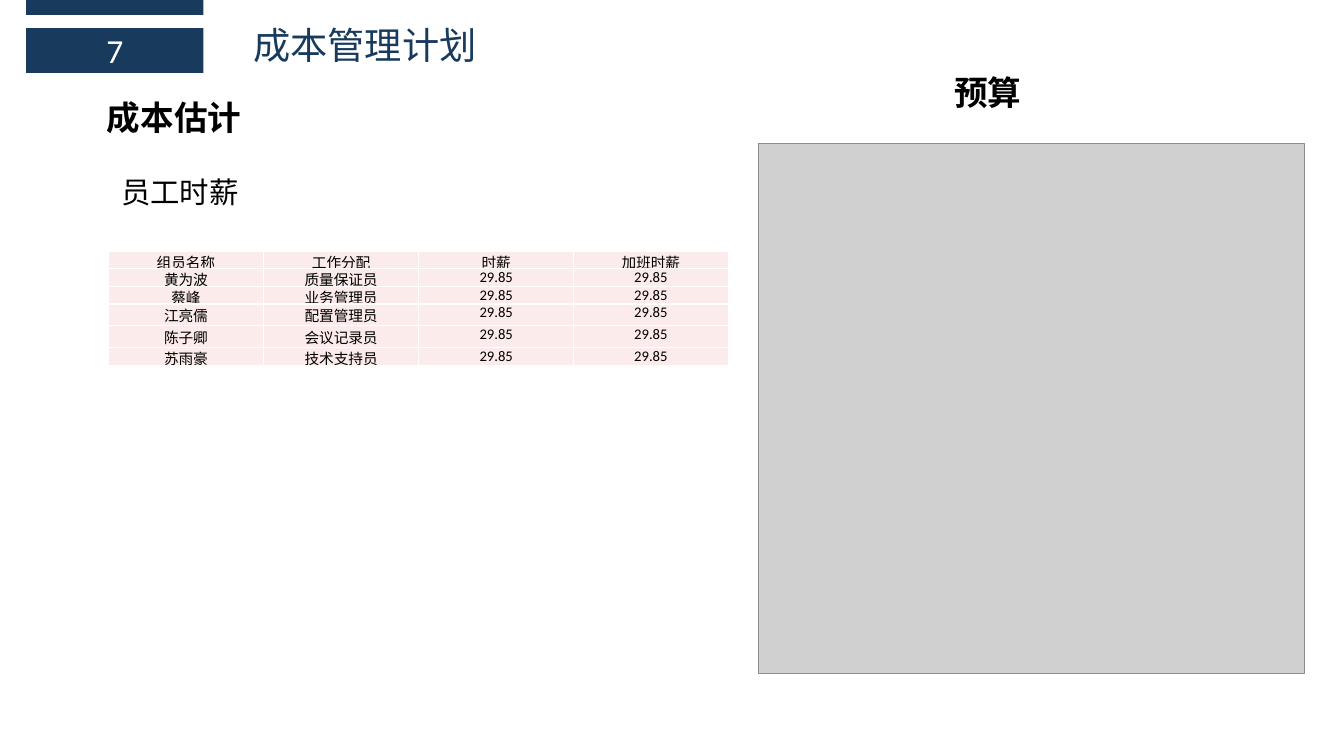
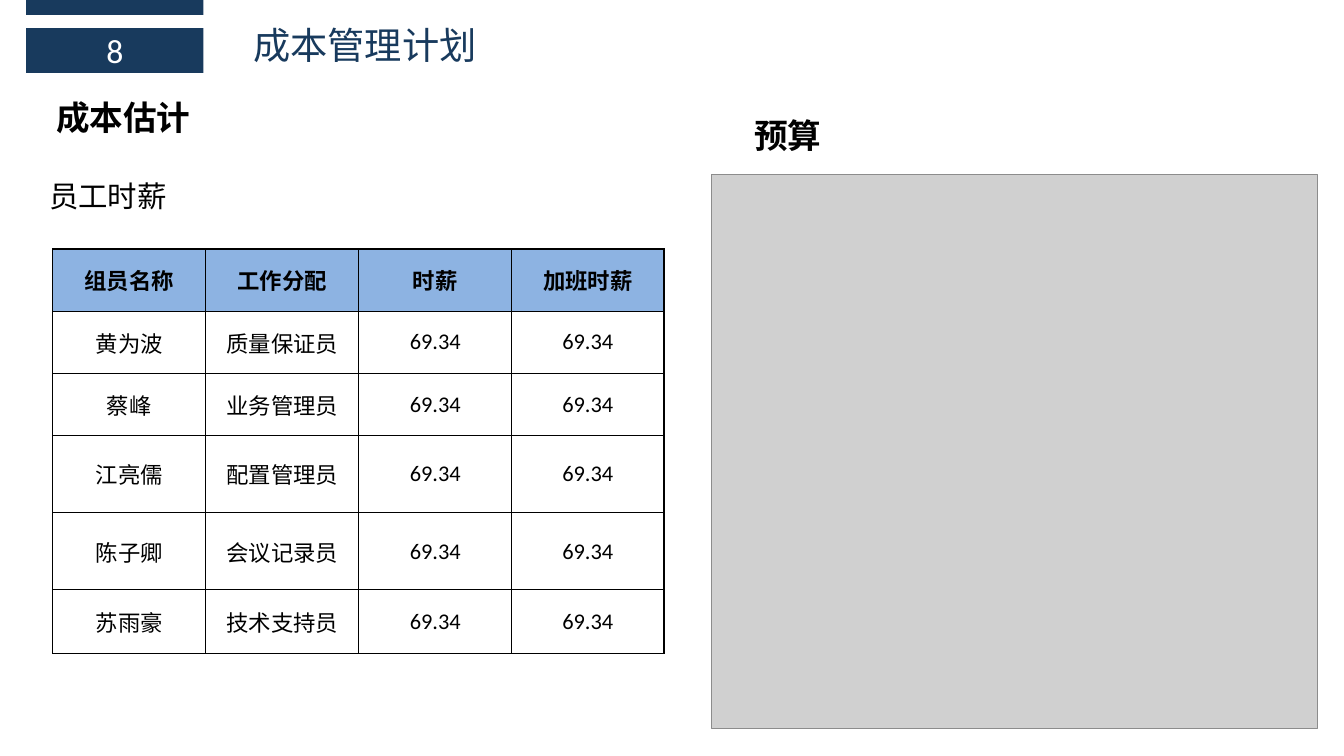
Before and after one commit to boboHh/AssistantTeaching, a slide deck: slide 30 of 受控文档/03-需求工程项目计划/PRD2018-G11-需求工程项目计划PPT.pptx (slide 28 before the commit). Drawn at 1344x756 pixels with LibreOffice and Linux fonts; fonts in the diff are those of the drawing; grey boxes stand for pictures. Boxes give left, top, right and bottom in pixels: in the first picture for what was removed or moved away, otherwise in the second. Text is boxed around its words. In the diff, an @@ line names an element or a change of style, - is before the commit and + after.

```diff
--- a/受控文档/03-需求工程项目计划/PRD2018-G11-需求工程项目计划PPT.pptx
+++ b/受控文档/03-需求工程项目计划/PRD2018-G11-需求工程项目计划PPT.pptx
@@ text in rectangle at bbox=[106, 40, 123, 64]: text changed @@
-7
+8
@@ text "成本估计": place and size @@
-text "成本估计" at bbox=[107, 101, 241, 133]
+text "成本估计" at bbox=[56, 101, 190, 133]
@@ text "预算": place and size @@
-text "预算" at bbox=[954, 76, 1021, 108]
+text "预算" at bbox=[754, 119, 821, 151]
@@ text "员工时薪": place and size @@
-text "员工时薪" at bbox=[121, 178, 239, 206]
+text "员工时薪" at bbox=[49, 182, 167, 210]
@@ picture: place and size @@
-picture at bbox=[758, 143, 1304, 674]
+picture at bbox=[712, 174, 1318, 728]
@@ table at bbox=[52, 249, 664, 654] @@
-row 2, column 3: 29.85
+row 2, column 3: 69.34
-row 2, column 4: 29.85
+row 2, column 4: 69.34
-row 3, column 3: 29.85
+row 3, column 3: 69.34
-row 3, column 4: 29.85
+row 3, column 4: 69.34
-row 4, column 3: 29.85
+row 4, column 3: 69.34
-row 4, column 4: 29.85
+row 4, column 4: 69.34
-row 5, column 3: 29.85
+row 5, column 3: 69.34
-row 5, column 4: 29.85
+row 5, column 4: 69.34
-row 6, column 3: 29.85
+row 6, column 3: 69.34
-row 6, column 4: 29.85
+row 6, column 4: 69.34
@@ fill #FCECEB to #8DB3E2 in row 1 @@
@@ fill #FCECEB to none in 20 cells @@
@@ size 10.5 to 16 pt in "组员名称", "工作分配", "时薪", "加班时薪" and 10 more places @@
@@ bold on in "组员名称", "工作分配", "时薪", "加班时薪" @@
@@ borders changed @@
@@ table: place and size @@
-table at bbox=[108, 251, 728, 369]
+table at bbox=[52, 249, 664, 654]
```
Also in this commit, not shown: 6 other slides changed, 2 slides added, 1 other file.
